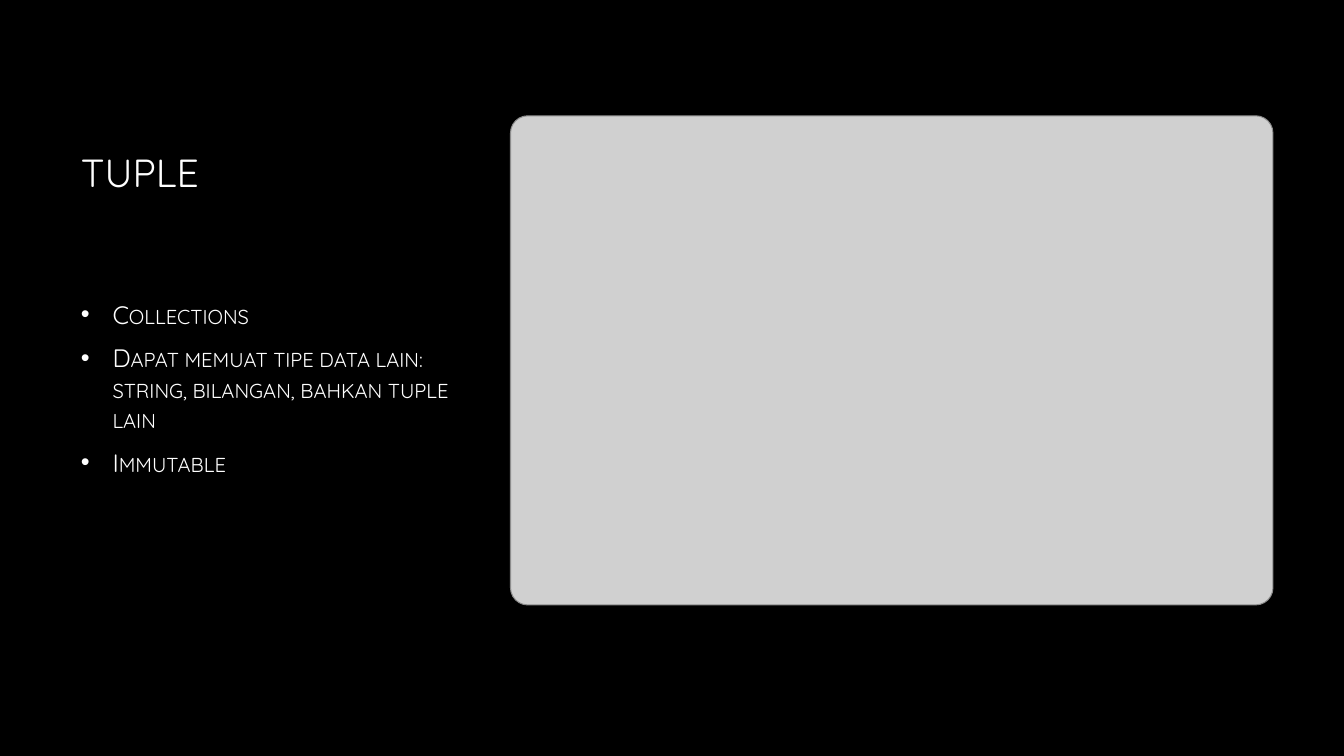
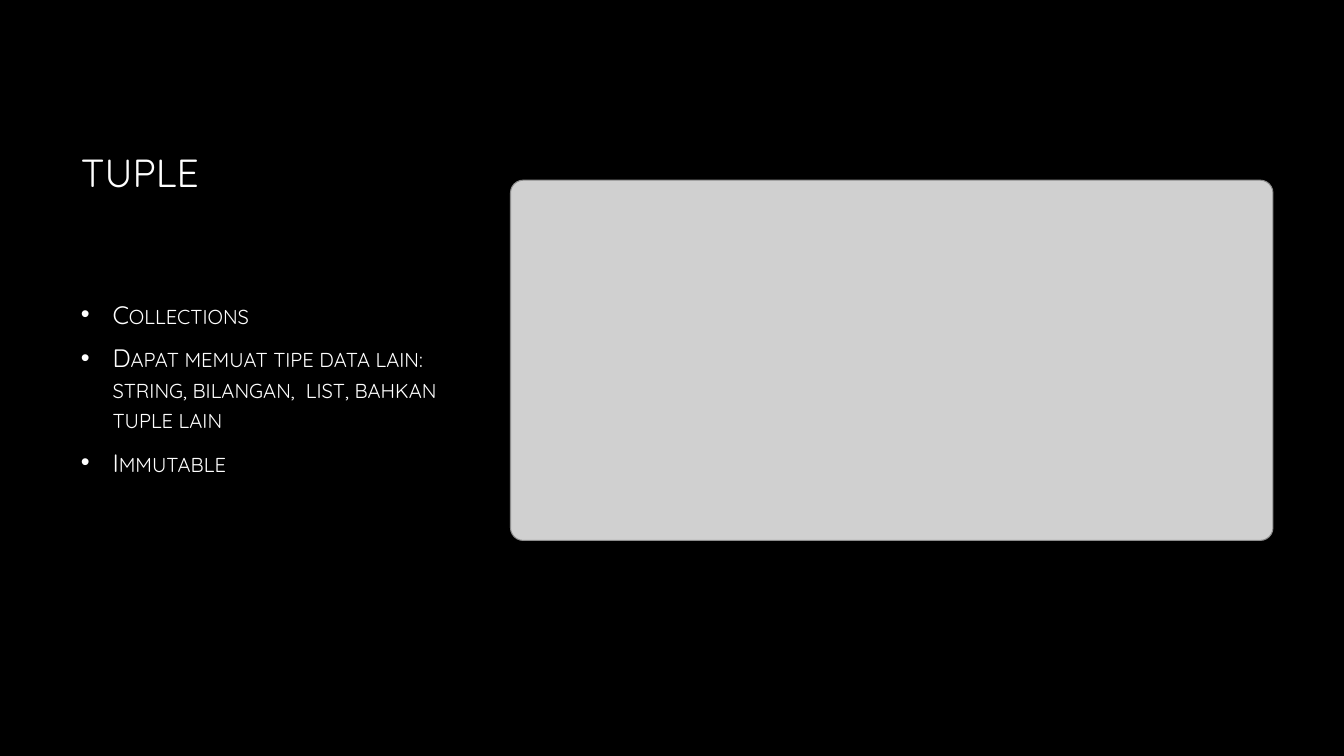
Before and after one commit to msiahaan/BelajarPython, a slide deck: slide 6 of slides/BelajarPython_02_Col_Loop.pptx. Drawn at 1344x756 pixels with LibreOffice and Linux fonts; fonts in the diff are those of the drawing; grey boxes stand for pictures; background and template pictures are left out. Boxes give left, top, right and bottom in pixels: in the first picture for what was removed or moved away, otherwise in the second. Text is boxed around its words. In the diff, an @@ line names an element or a change of style, - is before the commit and + after.

```diff
--- a/slides/BelajarPython_02_Col_Loop.pptx
+++ b/slides/BelajarPython_02_Col_Loop.pptx
@@ picture: place and size @@
-picture at [510,116,1272,605]
+picture at [510,180,1272,540]
@@ text at [113,353,437,428]: text changed @@
-• Dapat memuat tipe data lain: string, bilangan, bahkan tuple lain
+• Dapat memuat tipe data lain: string, bilangan, list, bahkan tuple lain
```
Also in this commit, not shown: 4 other slides changed, 5 other files.
